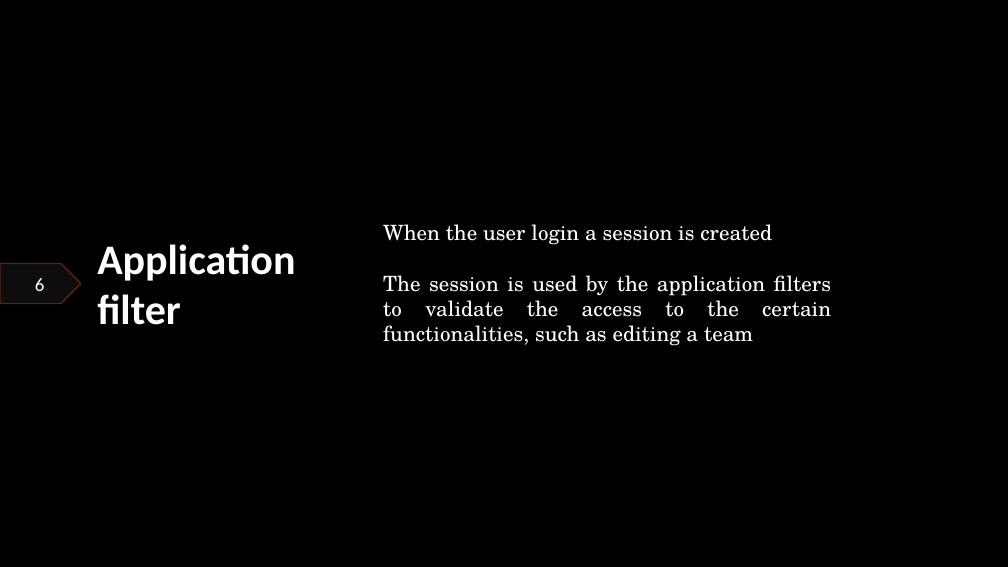
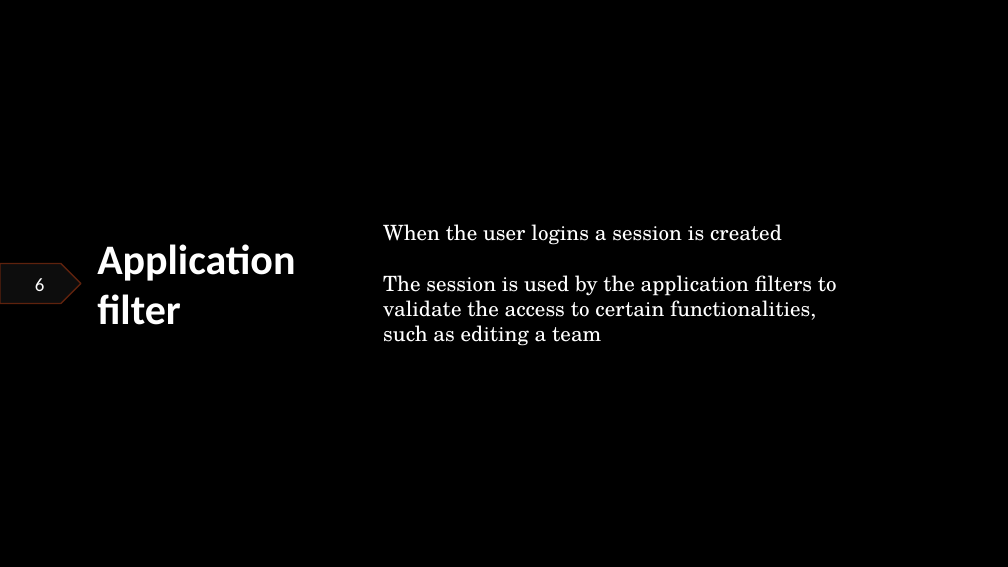
Before and after one commit to popovic01/AwesomeTournament, a slide deck: slide 6 of homework-2/Presentazione.pptx. Drawn at 1008x567 pixels with LibreOffice and Linux fonts; fonts in the diff are those of the drawing; background and template pictures are left out. Boxes give left, top, right and bottom in pixels: in the first picture for what was removed or moved away, otherwise in the second. Text is boxed around its words. In the diff, an @@ line names an element or a change of style, - is before the commit and + after.

```diff
--- a/homework-2/Presentazione.pptx
+++ b/homework-2/Presentazione.pptx
@@ text at <box>383,224,837,346</box>: text changed @@
-When the user login a session is created
-The session is used by the application filters to validate the access to the certain functionalities, such as editing a team
+When the user logins a session is created
+The session is used by the application filters to validate the access to certain functionalities, such as editing a team
```
Also in this commit, not shown: 5 other slides changed.
